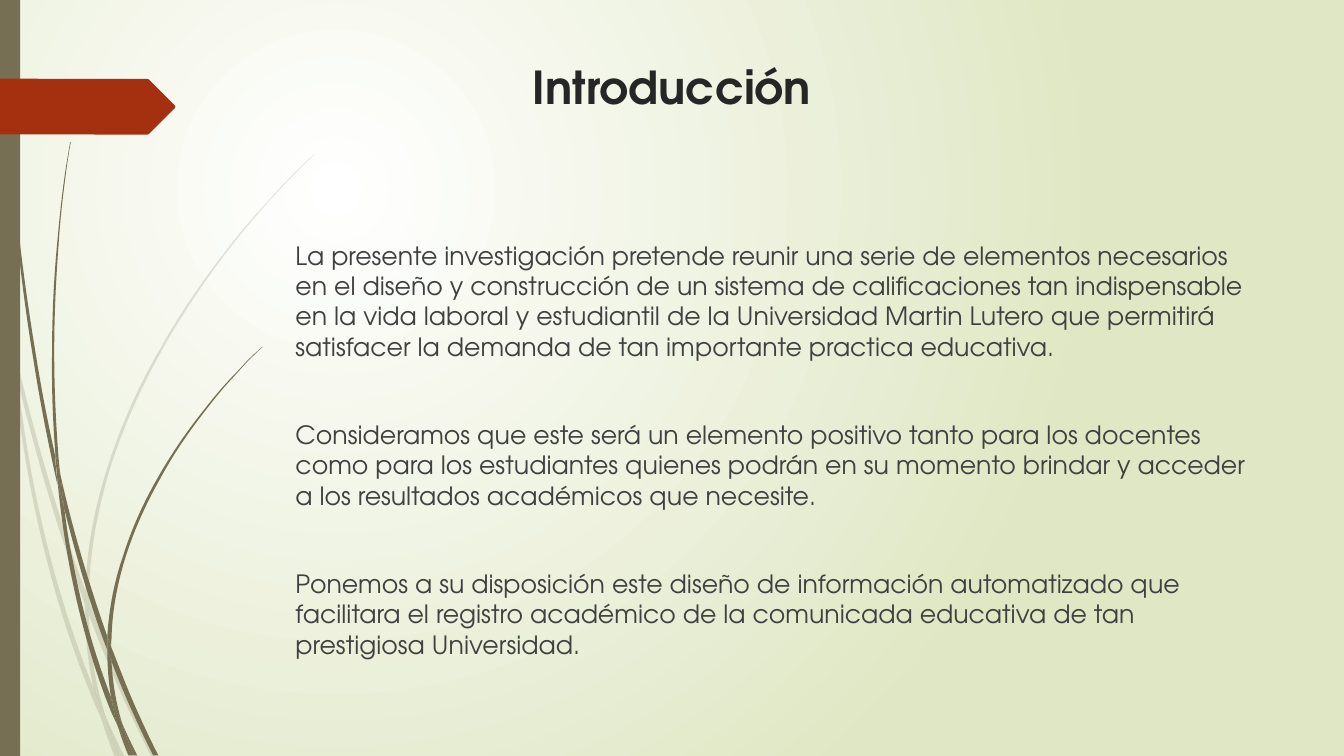
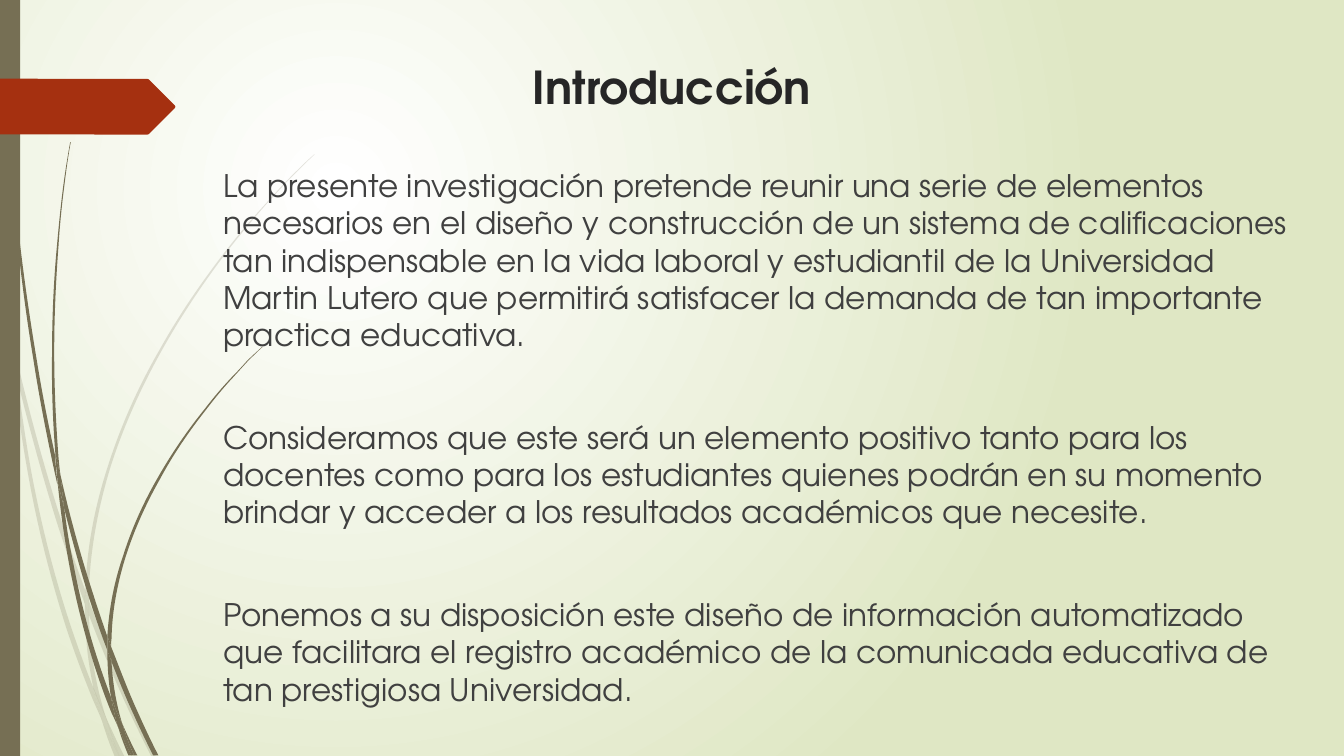
Before and after one commit to francha23/sistema-de-notas, a slide deck: slide 3 of Presentacion/El principio de la sabiduría es el temor.pptx. Drawn at 1344x756 pixels with LibreOffice and Linux fonts; fonts in the diff are those of the drawing. Boxes give left, top, right and bottom in pixels: in the first picture for what was removed or moved away, otherwise in the second. Text is boxed around its words. In the diff, an @@ line names an element or a change of style, - is before the commit and + after.

```diff
--- a/Presentacion/El principio de la sabiduría es el temor.pptx
+++ b/Presentacion/El principio de la sabiduría es el temor.pptx
@@ text "La presente investigación pretende reunir ...": place and size @@
-text "La presente investigación pretende reunir ..." at [295, 246, 1245, 660]
+text "La presente investigación pretende reunir ..." at [223, 173, 1287, 708]
@@ text "La presente investigación pretende reunir ..." at [223, 173, 1287, 708]: size 18 to 22.2 pt @@
```
Also in this commit, not shown: 9 other slides changed, 2 slides added, 41 slides removed.
